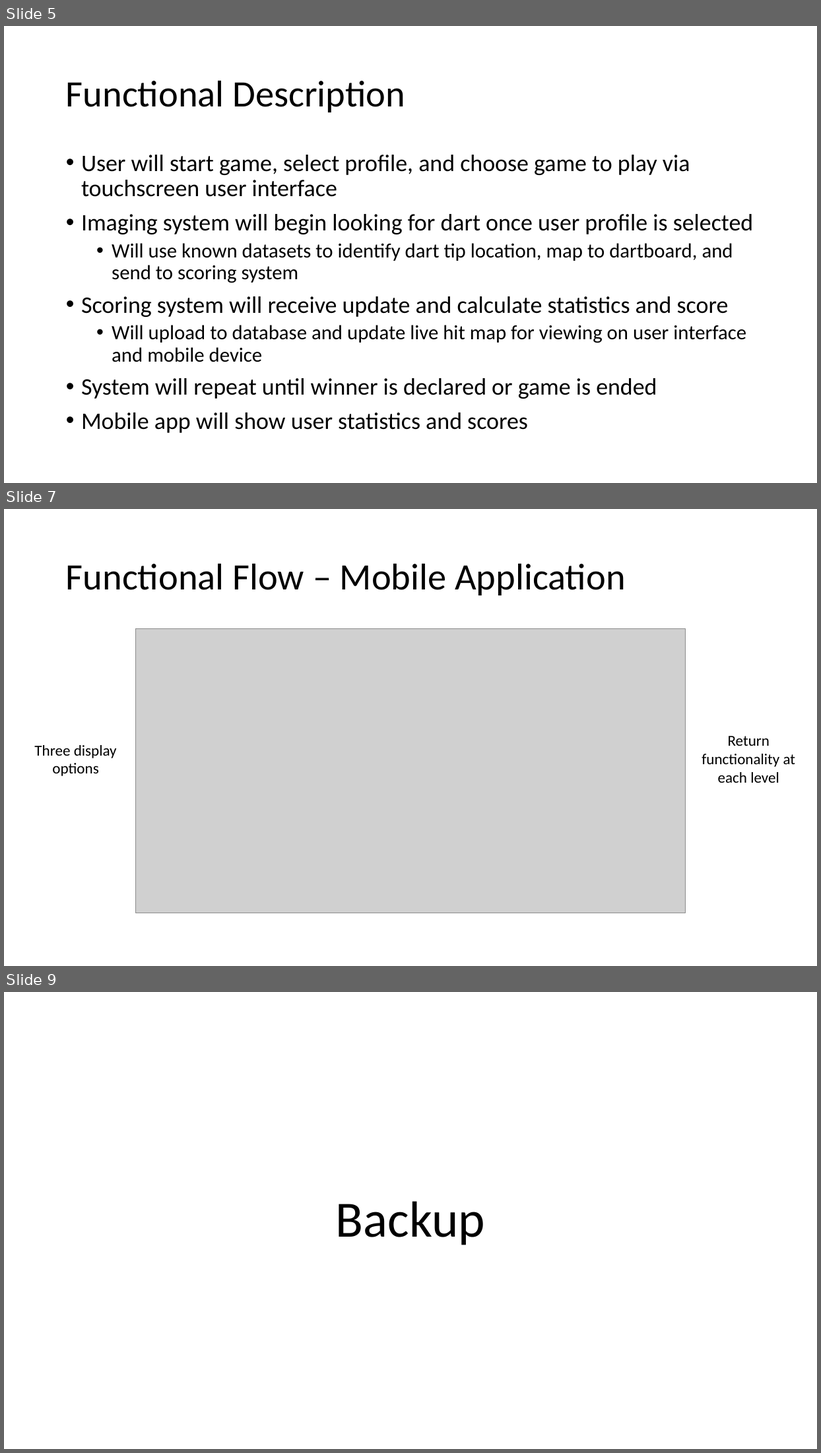
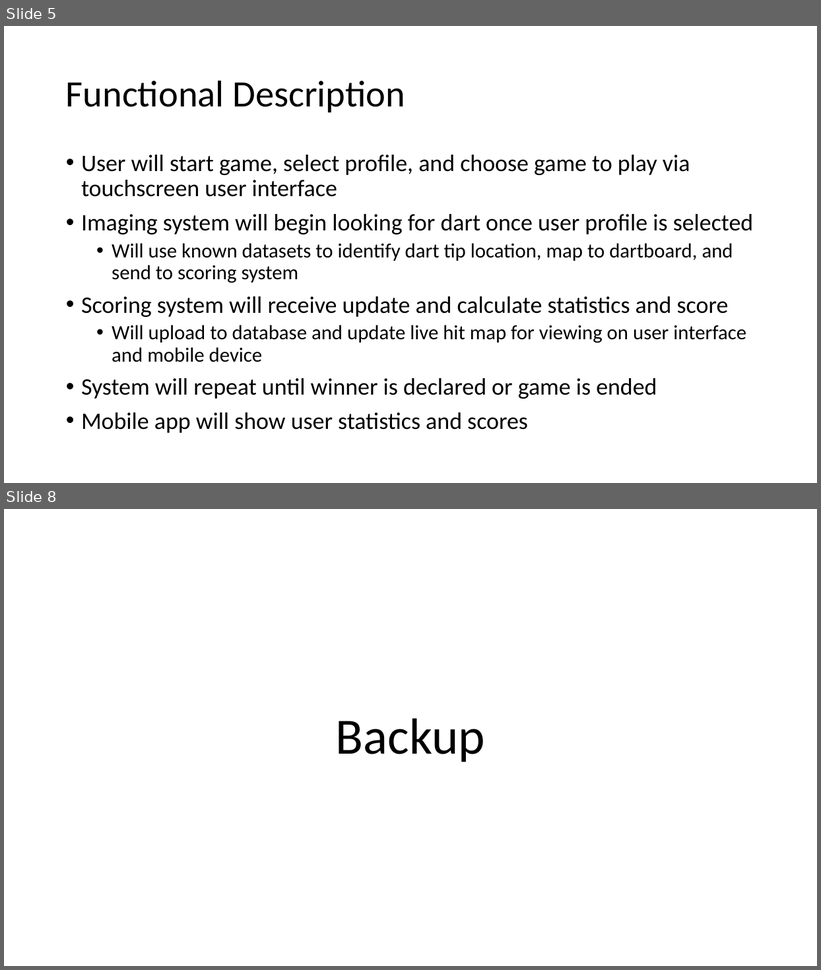
Before and after one commit to kparlak/dart-scoring-system, a slide deck: documentation/Dart_Scoring_System_PDR.pptx. Shown one above the other, each under a label of ours: slides 5, 7 and 9 before the commit, slides 5 and 8 after it; the slides between them are not shown. The pictures are 821x1453 and 821x970 pixels, drawn with LibreOffice and Linux fonts; fonts in the diff are those of the drawing; grey boxes stand for pictures. Boxes give left, top, right and bottom in pixels: in the first picture for what was removed or moved away, otherwise in the second. Text is boxed around its words. In the diff, an @@ line names an element or a change of style, - is before the commit and + after.

```diff
--- a/documentation/Dart_Scoring_System_PDR.pptx
+++ b/documentation/Dart_Scoring_System_PDR.pptx
@@ slide 7 removed at <box>4,509,817,966</box>, background #FFFFFF @@
@@ title removed at <box>66,563,626,595</box> @@
-Functional Flow – Mobile Application
@@ picture removed at <box>136,629,685,914</box> @@
@@ text removed at <box>34,745,117,776</box> @@
-Three display options
@@ text removed at <box>702,736,796,783</box> @@
-Return functionality at each level
@@ what was slide 9 is now slide 8 @@
```
Also in this commit, not shown: 2 slides changed, 2 slides added, 2 other slides removed, 6 other files.
